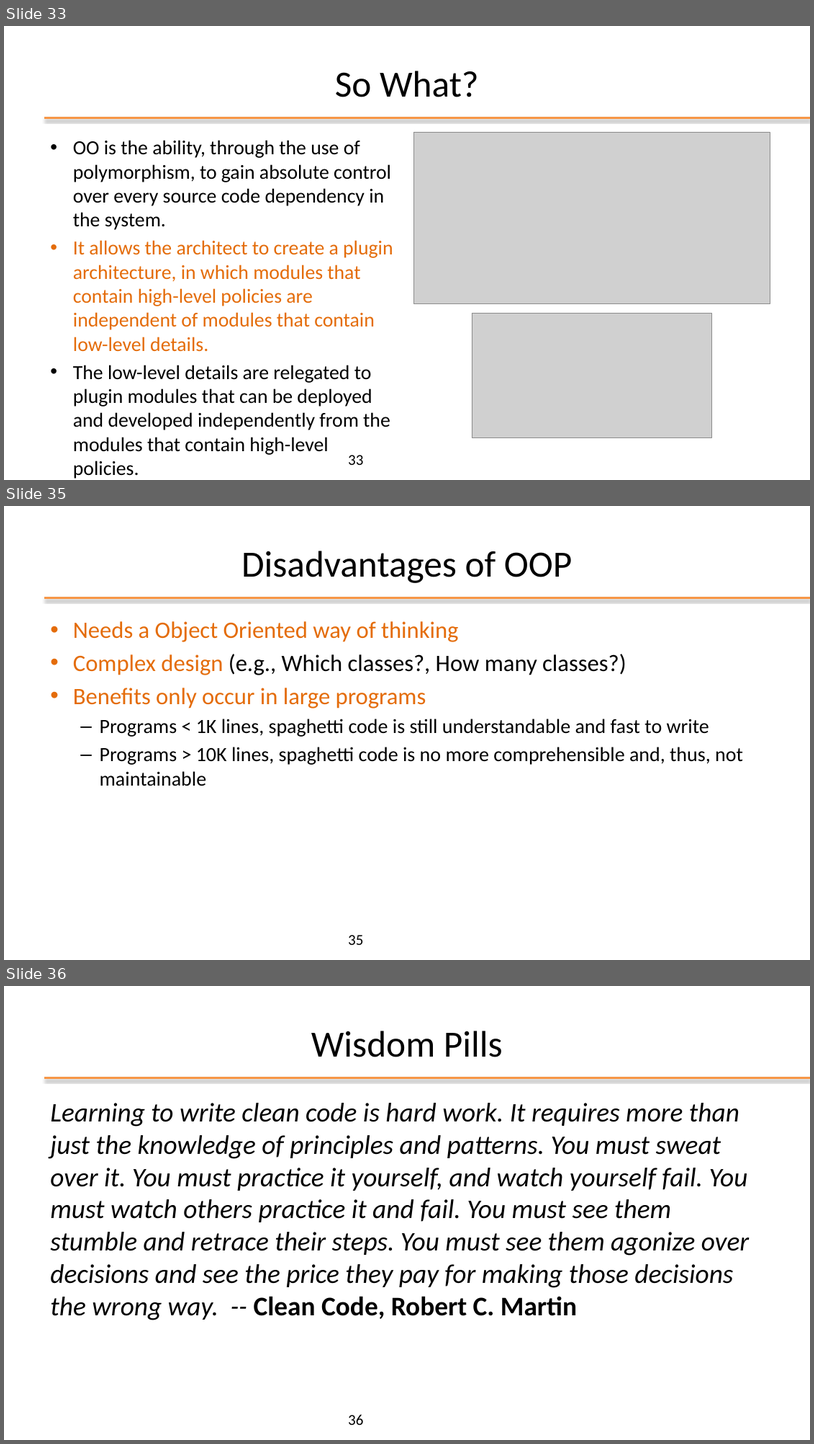
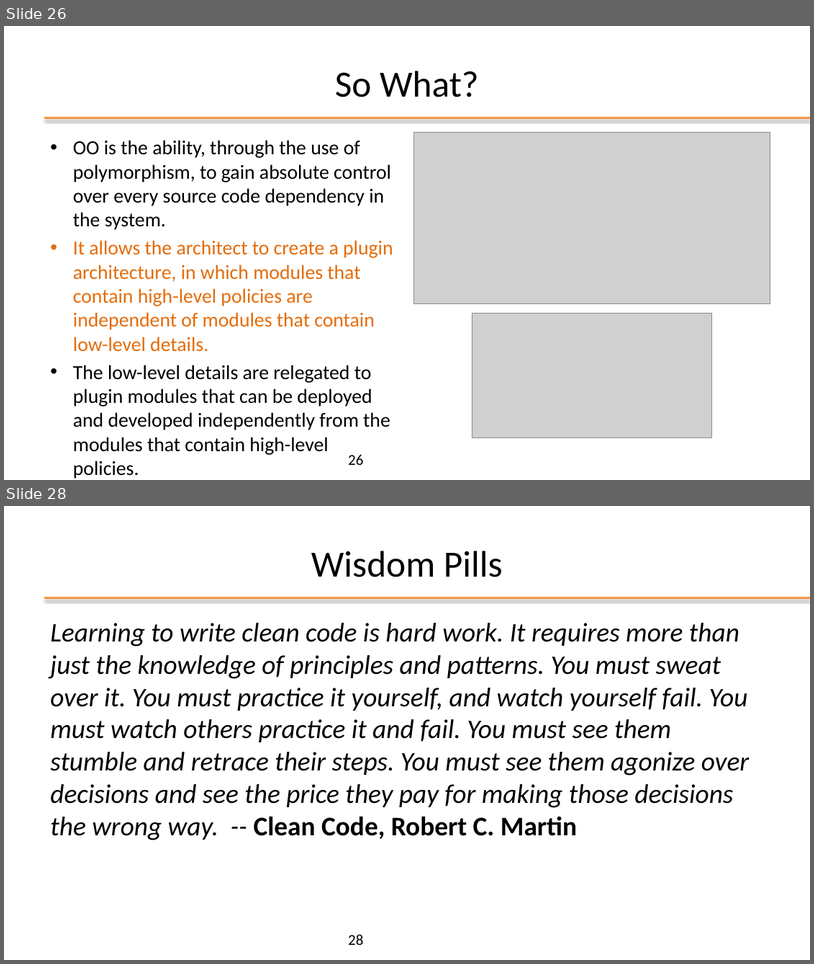
Before and after one commit to plctechnician/ooprogramming, a slide deck: java/slides/ppt/01 - Java From Functions to Objects.pptx. Shown one above the other, each under a label of ours: slides 33, 35 and 36 before the commit, slides 26 and 28 after it; the slides between them are not shown. The pictures are 814x1444 and 814x964 pixels, drawn with LibreOffice and Linux fonts; fonts in the diff are those of the drawing; grey boxes stand for pictures; background and template pictures are left out. Boxes give left, top, right and bottom in pixels: in the first picture for what was removed or moved away, otherwise in the second. Text is boxed around its words. In the diff, an @@ line names an element or a change of style, - is before the commit and + after.

```diff
--- a/java/slides/ppt/01 - Java From Functions to Objects.pptx
+++ b/java/slides/ppt/01 - Java From Functions to Objects.pptx
@@ slide 35 removed at box(4, 506, 810, 960), background #FFFFFF; not listed: 1 template element that a slide beside it also shows @@
@@ title removed at box(242, 551, 572, 583) @@
-Disadvantages of OOP
@@ text removed at box(73, 621, 743, 786) @@
-• Needs a Object Oriented way of thinking
-• Complex design (e.g., Which classes?, How many classes?)
-• Benefits only occur in large programs
-  – Programs < 1K lines, spaghetti code is still understandable and fast to write
-  – Programs > 10K lines, spaghetti code is no more comprehensible and, thus, not maintainable
@@ page number removed at box(348, 934, 363, 944) @@
-35
@@ what was slide 33 is now slide 26 @@
@@ page number at box(348, 454, 363, 464): text changed @@
-33
+26
@@ what was slide 36 is now slide 28 @@
@@ page number at box(348, 934, 363, 944): text changed @@
-36
+28
```
Also in this commit, not shown: 10 slides changed, 1 slide added, 8 other slides removed, 3 other files.
